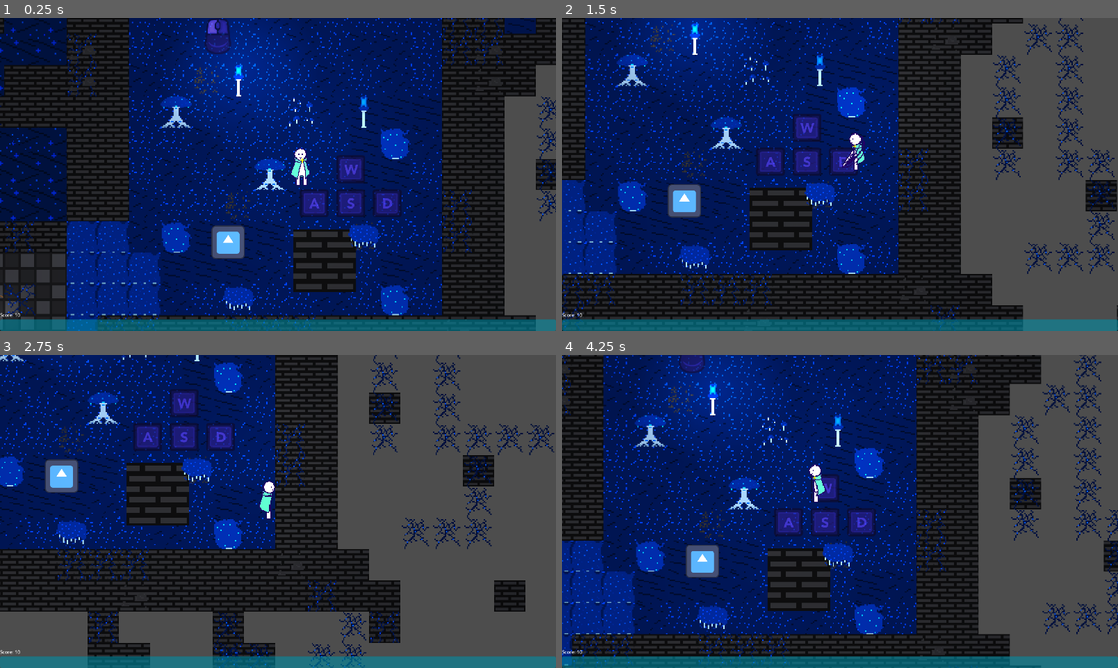
Above: before the commit, frames 1-4 (two rows, left to right).
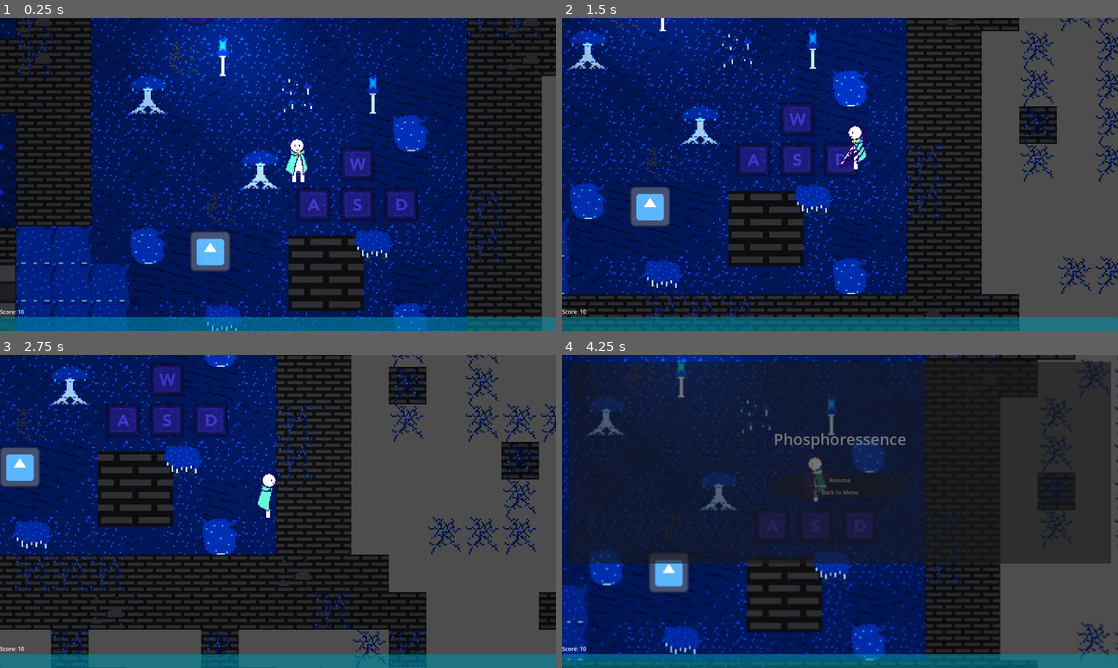
Above: after the commit, the same moments.

Repository: TerryTimes/Gratadica-demo
Game: Godot game, scene res://Scenes/Main Scenes/main.tscn
Same seed, same stepped clock (60 frames per second), same inputs: the game is played once before the commit and once after it. The engine's default icon, where the game draws it, is replaced by a stand-in: a white triangle on a blue panel in a dark square. Sound files missing from this copy of the repository are replaced by a short silence.
Inputs (mouse positions are in pixels of both pictures, inside the frame that each line leads up to):
- Up to frame 1 (0.25 s): no input
- Up to frame 2 (1.5 s): move the mouse to (962, 158) at 0.52 s; hold D (right) 0.53-1.28 s; click (962, 158) at 0.6 s; move the mouse to (728, 190) at 1.27 s; hold S (down) from 1.28 s (still down); click (728, 190) at 1.35 s
- Up to frame 3 (2.75 s): move the mouse to (333, 442) at 2.02 s; release S (down) at 2.03 s; hold D (right) from 2.03 s (still down); click (333, 442) at 2.1 s
- Up to frame 4 (4.25 s): move the mouse to (812, 574) at 2.77 s; release D (right) at 2.78 s; hold W (up) 2.78-3.53 s; click (812, 574) at 2.85 s; move the mouse to (1006, 558) at 3.52 s; hold A (left) from 3.53 s (still down); click (1006, 558) at 3.6 s; tap Escape (Pause, bound only after the commit) at 4.15 s

The runs differ from the first frame. In frame 1, 50% of the frame differs, in the area x 0-100%, y 0-100%; in frame 2, 40%; in frame 3, 40%; in frame 4, 69%.

Commit message:
Pause menu start

Diff:
--- a/Scenes/Entities/player.gd
+++ b/Scenes/Entities/player.gd
@@ -59,10 +59,6 @@
 	# Change animation speed
 	if velocity:
 		sprite.speed_scale = 1 * ((max(abs(velocity.x), abs(velocity.y)))/speed)
-
-	# Update sword hitbox to direction of player (flip_h)
-	# sword_hitbox.position.x = sword_hitbox.get_node("CollisionShape2D").shape.size.x * -(int($Sprite2D.flip_h) * 2 - 1)
-	# sword_collider.position.x = (-1 * (int(sprite.flip_h) * 2 - 1)) * (10 * sc_size())
 
 	move_and_slide()
 
--- a/Scenes/Entities/player.tscn
+++ b/Scenes/Entities/player.tscn
@@ -221,6 +221,8 @@
 fill_to = Vector2(0.825688, 0.155963)
 
 [node name="Player" type="CharacterBody2D"]
+z_index = 1
+y_sort_enabled = true
 script = ExtResource("1_ntf8a")
 max_added_speed = 2
 
--- a/Scenes/Main Scenes/main.tscn
+++ b/Scenes/Main Scenes/main.tscn
@@ -428,6 +428,7 @@
 fill_to = Vector2(0.856269, 0.140673)
 
 [node name="Main" type="Node2D" node_paths=PackedStringArray("player", "ui")]
+y_sort_enabled = true
 script = ExtResource("1_apqg6")
 player = NodePath("Player")
 ui = NodePath("UI")
@@ -542,13 +543,13 @@
 tile_set = SubResource("TileSet_otv21")
 format = 2
 layer_0/name = "Ground"
-layer_0/y_sort_enabled = true
 layer_0/z_index = -2
 layer_0/tile_data = PackedInt32Array(14353017, 589824, 0, 14418553, 458752, 0, 14484089, 589824, 0, 14549625, 458752, 0 …(32929 unchanged characters)…
 layer_1/name = "Decor-low"
 layer_1/z_index = -1
 layer_1/tile_data = PackedInt32Array(14090876, 524288, 1, 14090880, 524288, 1, 13632123, 524288, 1, 13697659, 524288, 1 …(3823 unchanged characters)…
 layer_2/name = "Decoration"
+layer_2/y_sort_enabled = true
 layer_2/z_index = 2
 layer_2/tile_data = PackedInt32Array(15401594, 589824, 3, 15204993, 589824, 3, 15532673, 589824, 3, 14877306, 589824, 3 …(3965 unchanged characters)…
 
--- /dev/null
+++ b/Scenes/UI/blur.gdshader
@@ -0,0 +1,13 @@
+shader_type canvas_item;
+
+uniform sampler2D screen_texture : hint_screen_texture, filter_linear_mipmap;
+uniform float amount: hint_range(0.0, 5.0);
+
+void fragment() {
+	vec4 color = textureLod(screen_texture, SCREEN_UV, amount);
+	COLOR = color;
+}
+
+void light() {
+	// Called for every pixel for every light affecting the CanvasItem.
+}
--- a/Scenes/UI/ui.gd
+++ b/Scenes/UI/ui.gd
@@ -13,6 +13,19 @@
 func _ready():
 	_update_health_label()
 	upgrade_panel.visible = false
+	$ColorRect.visible = false
+	$PauseMenu.visible = false
+
+func _process(_delta):
+	if Input.is_action_just_pressed("Pause"):
+		pause()
+
+func pause():
+	var tree = get_tree()
+	tree.paused = !tree.paused
+	$ColorRect.visible = tree.paused
+	$PauseMenu.visible = tree.paused
+
 
 func _update_health_label():
 	"""Update the healthbar"""
@@ -29,3 +42,7 @@
 		upgrade_panel.get_node("TextureRect").texture = icon
 
 	upgrade_panel.get_node("AnimationPlayer").play("popup")
+
+func _on_resume_pressed():
+	print("AWuh")
+	# pause()
--- a/Scenes/UI/ui.tscn
+++ b/Scenes/UI/ui.tscn
@@ -1,8 +1,9 @@
-[gd_scene load_steps=11 format=3 uid="uid://kvf6wnq12j0g"]
+[gd_scene load_steps=14 format=3 uid="uid://kvf6wnq12j0g"]
 
 [ext_resource type="Script" path="res://Scenes/UI/ui.gd" id="1_e27p0"]
 [ext_resource type="Texture2D" uid="uid://c43742pvi1eny" path="res://icon.svg" id="2_0ktei"]
 [ext_resource type="Script" path="res://Scenes/UI/upgrade_panel.gd" id="3_iru8b"]
+[ext_resource type="Shader" path="res://Scenes/UI/blur.gdshader" id="4_6gual"]
 
 [sub_resource type="LabelSettings" id="LabelSettings_gg2co"]
 line_spacing = 20.69
@@ -68,7 +69,15 @@
 "popup": SubResource("Animation_200ko")
 }
 
+[sub_resource type="LabelSettings" id="LabelSettings_yiel1"]
+font_size = 45
+
+[sub_resource type="ShaderMaterial" id="ShaderMaterial_12773"]
+shader = ExtResource("4_6gual")
+shader_parameter/amount = 0.9
+
 [node name="UI" type="CanvasLayer"]
+process_mode = 3
 script = ExtResource("1_e27p0")
 
 [node name="Control" type="Control" parent="."]
@@ -183,6 +192,7 @@
 texture = ExtResource("2_0ktei")
 
 [node name="UpgradePanel" type="Panel" parent="Control"]
+z_index = -2
 custom_minimum_size = Vector2(256, 192)
 layout_mode = 1
 anchors_preset = -1
@@ -255,3 +265,58 @@
 libraries = {
 "": SubResource("AnimationLibrary_1bd46")
 }
+
+[node name="PauseMenu" type="MarginContainer" parent="."]
+process_mode = 3
+anchors_preset = 15
+anchor_right = 1.0
+anchor_bottom = 1.0
+grow_horizontal = 2
+grow_vertical = 2
+theme_override_constants/margin_left = 20
+theme_override_constants/margin_top = 20
+theme_override_constants/margin_right = 20
+theme_override_constants/margin_bottom = 300
+
+[node name="CenterContainer" type="CenterContainer" parent="PauseMenu"]
+layout_mode = 2
+
+[node name="List" type="VBoxContainer" parent="PauseMenu/CenterContainer"]
+layout_mode = 2
+
+[node name="Phosphoressence" type="Label" parent="PauseMenu/CenterContainer/List"]
+layout_mode = 2
+text = "Phosphoressence"
+label_settings = SubResource("LabelSettings_yiel1")
+horizontal_alignment = 1
+
+[node name="Space" type="Label" parent="PauseMenu/CenterContainer/List"]
+layout_mode = 2
+text = "
+"
+label_settings = SubResource("LabelSettings_yiel1")
+horizontal_alignment = 1
+
+[node name="Resume" type="Button" parent="PauseMenu/CenterContainer/List"]
+layout_mode = 2
+action_mode = 0
+text = "Resume"
+
+[node name="Menu" type="Button" parent="PauseMenu/CenterContainer/List"]
+layout_mode = 2
+text = "Back to Menu"
+
+[node name="Button" type="Button" parent="PauseMenu"]
+layout_mode = 2
+
+[node name="ColorRect" type="ColorRect" parent="."]
+visible = false
+z_index = -1
+material = SubResource("ShaderMaterial_12773")
+anchors_preset = 15
+anchor_right = 1.0
+anchor_bottom = 1.0
+grow_horizontal = 2
+grow_vertical = 2
+
+[connection signal="pressed" from="PauseMenu/CenterContainer/List/Resume" to="." method="_on_resume_pressed"]
--- a/hud.gd
+++ b/hud.gd
@@ -10,3 +10,6 @@
 func _process(_delta):
 	healthbar.max_value = Globals.player_max_health
 	healthbar.value = Globals.player_health
+	print("AWEoih")
+	if Input.is_key_pressed(KEY_ESCAPE):
+		get_tree().paused = !get_tree().paused
--- a/hud.tscn
+++ b/hud.tscn
@@ -10,6 +10,9 @@
 gradient = SubResource("Gradient_20g0t")
 width = 1820
 height = 32
+
+[sub_resource type="LabelSettings" id="LabelSettings_7e8a2"]
+font_size = 25
 
 [node name="hud" type="CanvasLayer"]
 script = ExtResource("1_mjktb")
@@ -104,3 +107,22 @@
 grow_vertical = 2
 texture = ExtResource("2_xk0ea")
 metadata/_edit_use_anchors_ = true
+
+[node name="PauseMenu" type="CenterContainer" parent="."]
+anchors_preset = 15
+anchor_right = 1.0
+anchor_bottom = 1.0
+grow_horizontal = 2
+grow_vertical = 2
+
+[node name="List" type="VBoxContainer" parent="PauseMenu"]
+layout_mode = 2
+
+[node name="Title" type="Label" parent="PauseMenu/List"]
+layout_mode = 2
+text = "Paused"
+label_settings = SubResource("LabelSettings_7e8a2")
+
+[node name="Resume" type="Button" parent="PauseMenu/List"]
+layout_mode = 2
+text = "Resume"
--- a/project.godot
+++ b/project.godot
@@ -21,8 +21,8 @@
 
 [display]
 
-window/size/viewport_width=1920
-window/size/viewport_height=1080
+window/size/viewport_width=1600
+window/size/viewport_height=900
 window/stretch/mode="viewport"
 window/stretch/aspect="expand"
 window/stretch/scale_mode="integer"
@@ -55,6 +55,11 @@
 , Object(InputEventKey,"resource_local_to_scene":false,"resource_name":"","device":-1,"window_id":0,"alt_pressed":false,"shift_pressed":false,"ctrl_pressed":false,"meta_pressed":false,"pressed":false,"keycode":0,"physical_keycode":32,"key_label":0,"unicode":32,"echo":false,"script":null)
 ]
 }
+Pause={
+"deadzone": 0.5,
+"events": [Object(InputEventKey,"resource_local_to_scene":false,"resource_name":"","device":-1,"window_id":0,"alt_pressed":false,"shift_pressed":false,"ctrl_pressed":false,"meta_pressed":false,"pressed":false,"keycode":0,"physical_keycode":4194305,"key_label":0,"unicode":0,"echo":false,"script":null)
+]
+}
 
 [navigation]
 
Not shown: 1 places in hud.tscn that only renumber resources
Not shown, added: ible = tree.paused
